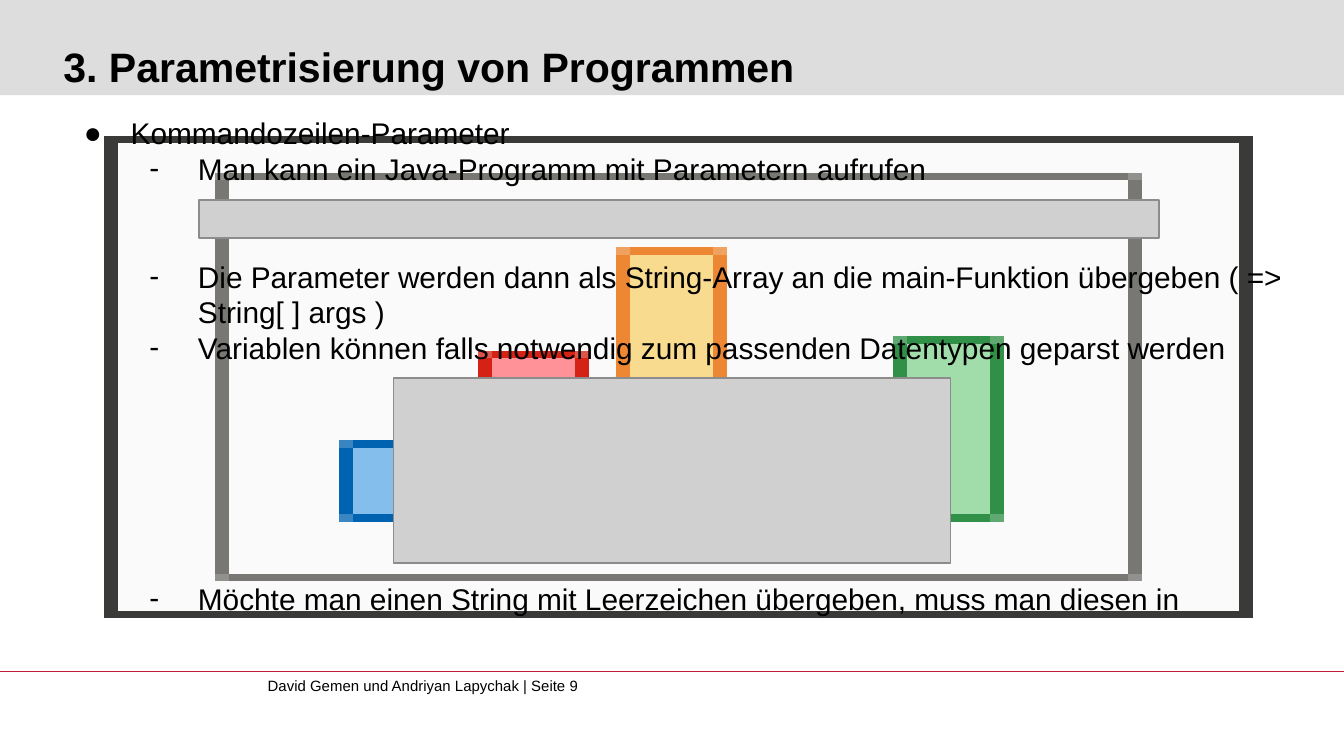
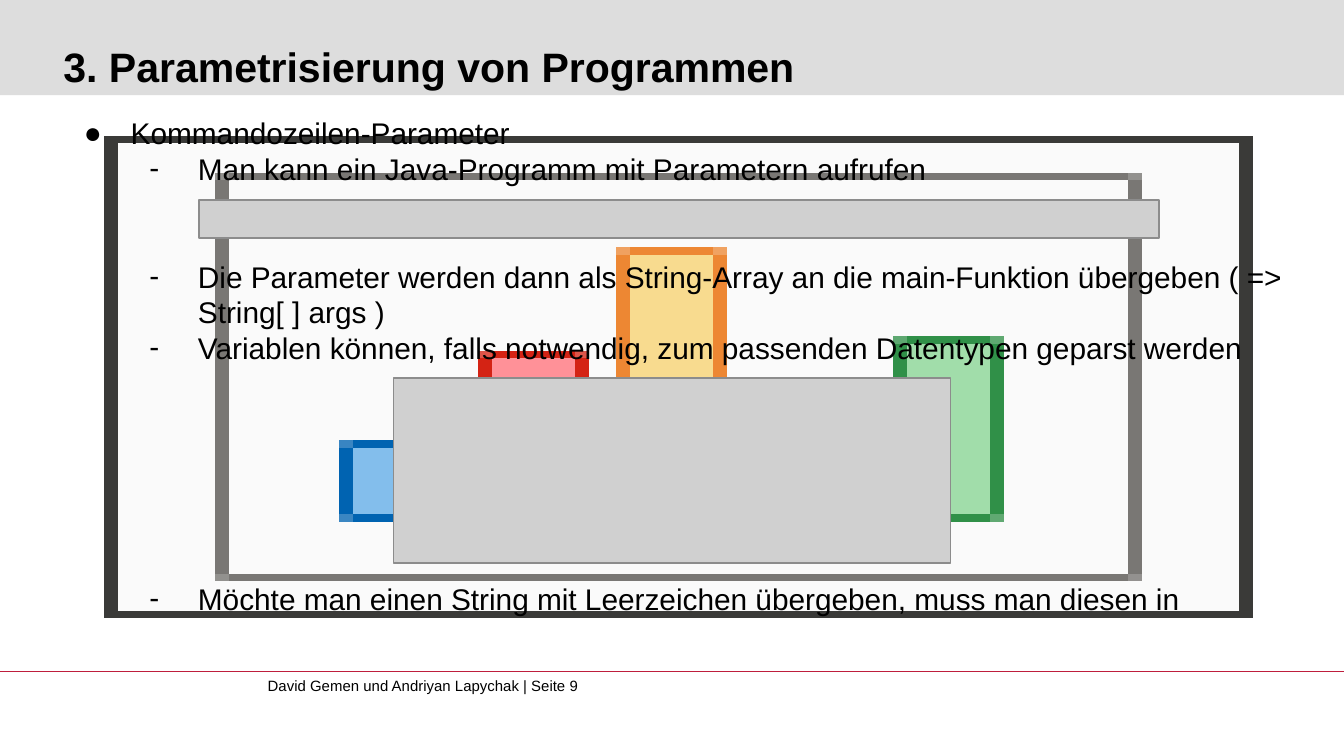
Before and after one commit to gemdav/Programmieren-1-Tutorium, a slide deck: slide 9 of slides/02_arrays_loops_parameterization.pptx. Drawn at 1344x756 pixels with LibreOffice and Linux fonts; fonts in the diff are those of the drawing; grey boxes stand for pictures; background and template pictures are left out. Boxes give left, top, right and bottom in pixels: in the first picture for what was removed or moved away, otherwise in the second. Text is boxed around its words. In the diff, an @@ line names an element or a change of style, - is before the commit and + after.

```diff
--- a/slides/02_arrays_loops_parameterization.pptx
+++ b/slides/02_arrays_loops_parameterization.pptx
@@ text at box(198, 336, 1242, 365): text changed @@
-  – Variablen können falls notwendig zum passenden Datentypen geparst werden
+  – Variablen können, falls notwendig, zum passenden Datentypen geparst werden
```
Also in this commit, not shown: 3 other files.
